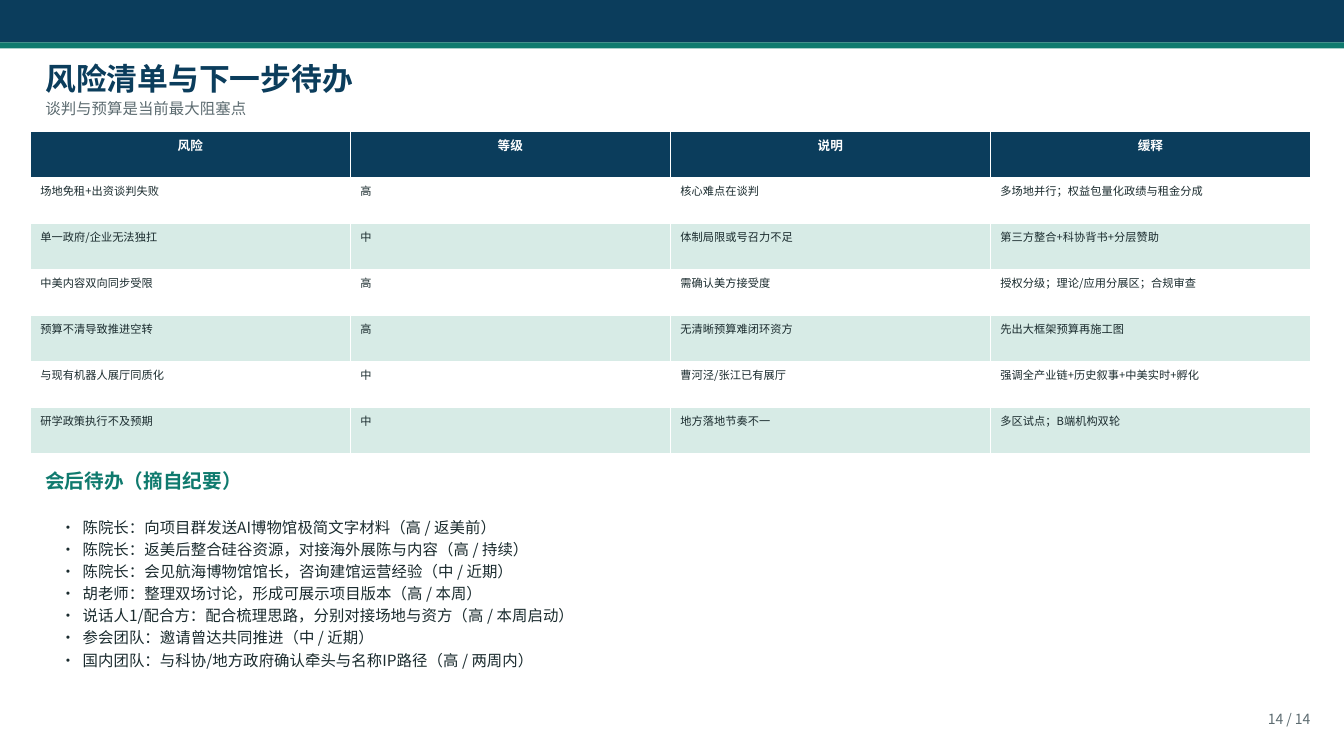
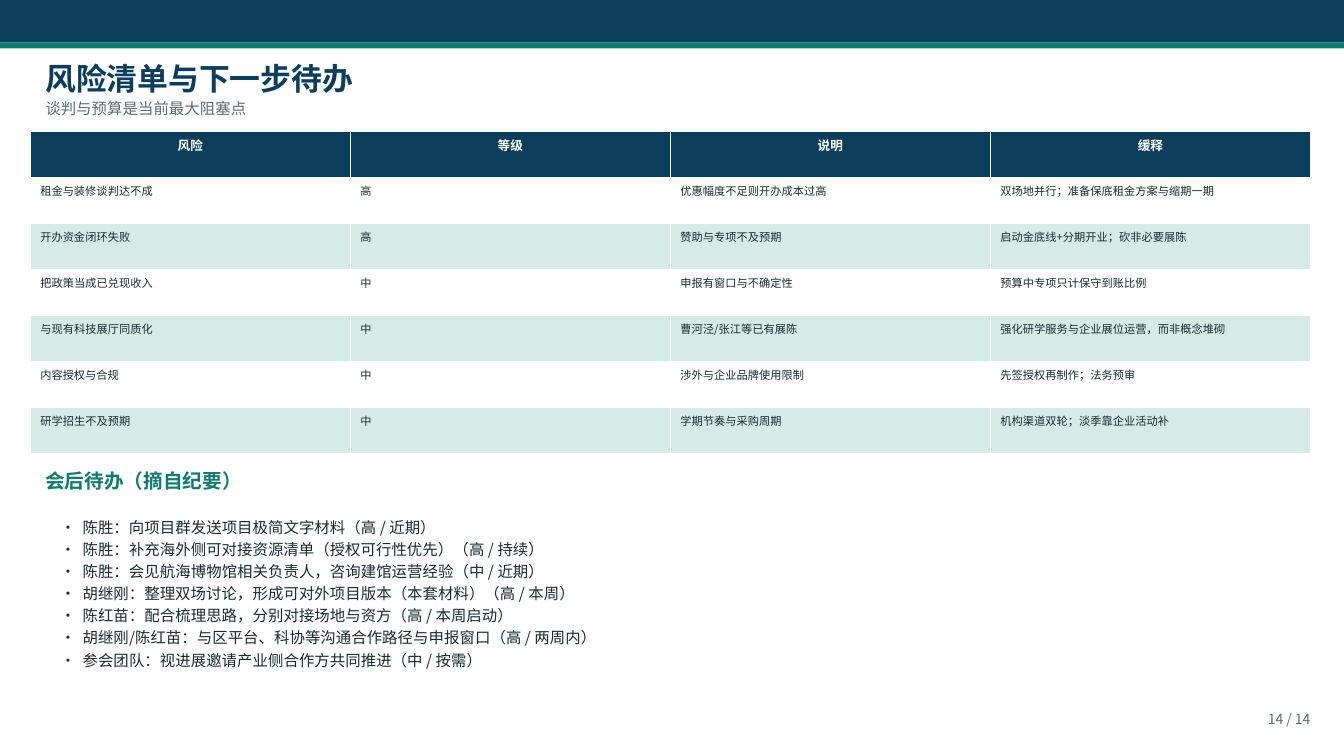
Before and after one commit to hujigang2010-maker/AIDEN, a slide deck: slide 14 of deliverables/上海AI博物馆_可执行落地方案.pptx. Drawn at 1344x756 pixels with LibreOffice and Linux fonts; fonts in the diff are those of the drawing. Boxes give left, top, right and bottom in pixels: in the first picture for what was removed or moved away, otherwise in the second. Text is boxed around its words. In the diff, an @@ line names an element or a change of style, - is before the commit and + after.

```diff
--- a/deliverables/上海AI博物馆_可执行落地方案.pptx
+++ b/deliverables/上海AI博物馆_可执行落地方案.pptx
@@ table at bbox=[30, 131, 1309, 454] @@
-row 2: 场地免租+出资谈判失败 | 高 | 核心难点在谈判 | 多场地并行；权益包量化政绩与租金分成
+row 2: 租金与装修谈判达不成 | 高 | 优惠幅度不足则开办成本过高 | 双场地并行；准备保底租金方案与缩期一期
-row 3: 单一政府/企业无法独扛 | 中 | 体制局限或号召力不足 | 第三方整合+科协背书+分层赞助
+row 3: 开办资金闭环失败 | 高 | 赞助与专项不及预期 | 启动金底线+分期开业；砍非必要展陈
-row 4: 中美内容双向同步受限 | 高 | 需确认美方接受度 | 授权分级；理论/应用分展区；合规审查
+row 4: 把政策当成已兑现收入 | 中 | 申报有窗口与不确定性 | 预算中专项只计保守到账比例
-row 5: 预算不清导致推进空转 | 高 | 无清晰预算难闭环资方 | 先出大框架预算再施工图
+row 5: 与现有科技展厅同质化 | 中 | 曹河泾/张江等已有展陈 | 强化研学服务与企业展位运营，而非概念堆砌
-row 6: 与现有机器人展厅同质化 | 中 | 曹河泾/张江已有展厅 | 强调全产业链+历史叙事+中美实时+孵化
+row 6: 内容授权与合规 | 中 | 涉外与企业品牌使用限制 | 先签授权再制作；法务预审
-row 7: 研学政策执行不及预期 | 中 | 地方落地节奏不一 | 多区试点；B端机构双轮
+row 7: 研学招生不及预期 | 中 | 学期节奏与采购周期 | 机构渠道双轮；淡季靠企业活动补
@@ text at bbox=[83, 520, 596, 668]: text changed @@
-• 陈院长：向项目群发送AI博物馆极简文字材料（高 / 返美前）
-• 陈院长：返美后整合硅谷资源，对接海外展陈与内容（高 / 持续）
-• 陈院长：会见航海博物馆馆长，咨询建馆运营经验（中 / 近期）
-• 胡老师：整理双场讨论，形成可展示项目版本（高 / 本周）
-• 说话人1/配合方：配合梳理思路，分别对接场地与资方（高 / 本周启动）
-• 参会团队：邀请曾达共同推进（中 / 近期）
-• 国内团队：与科协/地方政府确认牵头与名称IP路径（高 / 两周内）
+• 陈胜：向项目群发送项目极简文字材料（高 / 近期）
+• 陈胜：补充海外侧可对接资源清单（授权可行性优先）（高 / 持续）
+• 陈胜：会见航海博物馆相关负责人，咨询建馆运营经验（中 / 近期）
+• 胡继刚：整理双场讨论，形成可对外项目版本（本套材料）（高 / 本周）
+• 陈红苗：配合梳理思路，分别对接场地与资方（高 / 本周启动）
+• 胡继刚/陈红苗：与区平台、科协等沟通合作路径与申报窗口（高 / 两周内）
+• 参会团队：视进展邀请产业侧合作方共同推进（中 / 按需）
```
Also in this commit, not shown: 13 other slides changed, 7 other files.
